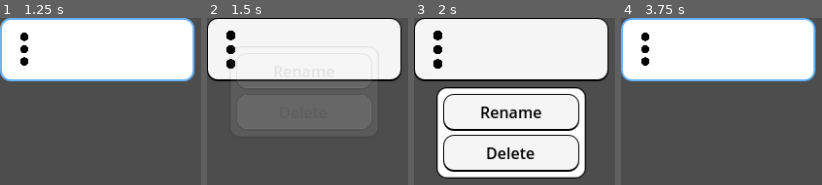
Above: before the commit, frames 1-4 (left to right).
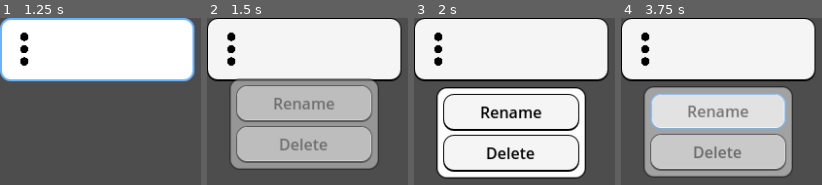
Above: after the commit, the same moments.

Repository: em-s-h/Nairu
Game: Godot game, scene res://scenes/note_button.tscn
Same seed, same stepped clock (60 frames per second), same inputs: the game is played once before the commit and once after it. This scene is started directly instead of the project's main scene.
Inputs (mouse positions are in pixels of both pictures, inside the frame that each line leads up to):
- Up to frame 1 (1.25 s): click (96, 49) at 0.5 s
- Up to frame 2 (1.5 s): click (231, 49) at 1.25 s
- Up to frame 3 (2 s): no input
- Up to frame 4 (3.75 s): click "Rename" at 2 s; click (717, 49) at 2.75 s; click (717, 113) at 3.5 s, where only the run after the commit has a clickable "Rename"

Frame 1 is identical in both runs. In frame 2, 37% of the frame differs, in the area x 9-86%, y 7-92%; in frame 3, 0.4%; in frame 4, 42%, in the area x 0-98%, y 0-95%.

Commit message:
Fix some stuff with note_button
Make it instantiate settings_popup instead of having it as a node

Diff:
--- a/scenes/note_button.tscn
+++ b/scenes/note_button.tscn
@@ -1,172 +1,7 @@
-[gd_scene load_steps=11 format=3 uid="uid://cpg2cvm3041aq"]
+[gd_scene load_steps=6 format=3 uid="uid://cpg2cvm3041aq"]
 
 [ext_resource type="Script" path="res://scripts/note_button.gd" id="1_4xlr2"]
 [ext_resource type="Texture2D" uid="uid://d2wndtya3tdyx" path="res://icons/dots.svg" id="2_qdfx8"]
-[ext_resource type="PackedScene" uid="uid://cw5hepbv7468v" path="res://scenes/note_button_settings_popup.tscn" id="3_0nidw"]
-
-[sub_resource type="Animation" id="Animation_rnss3"]
-length = 0.001
-tracks/0/type = "value"
-tracks/0/imported = false
-tracks/0/enabled = true
-tracks/0/path = NodePath("NoteButtonSettingsPopup:visible")
-tracks/0/interp = 1
-tracks/0/loop_wrap = true
-tracks/0/keys = {
-"times": PackedFloat32Array(0),
-"transitions": PackedFloat32Array(1),
-"update": 1,
-"values": [false]
-}
-tracks/1/type = "value"
-tracks/1/imported = false
-tracks/1/enabled = true
-tracks/1/path = NodePath("NoteButtonSettingsPopup:modulate")
-tracks/1/interp = 1
-tracks/1/loop_wrap = true
-tracks/1/keys = {
-"times": PackedFloat32Array(0),
-"transitions": PackedFloat32Array(1),
-"update": 0,
-"values": [Color(1, 1, 1, 1)]
-}
-tracks/2/type = "value"
-tracks/2/imported = false
-tracks/2/enabled = true
-tracks/2/path = NodePath("NoteButtonSettingsPopup:process_mode")
-tracks/2/interp = 1
-tracks/2/loop_wrap = true
-tracks/2/keys = {
-"times": PackedFloat32Array(0),
-"transitions": PackedFloat32Array(1),
-"update": 1,
-"values": [0]
-}
-tracks/3/type = "value"
-tracks/3/imported = false
-tracks/3/enabled = true
-tracks/3/path = NodePath("HBoxContainer/NoteSettingsButton:disabled")
-tracks/3/interp = 1
-tracks/3/loop_wrap = true
-tracks/3/keys = {
-"times": PackedFloat32Array(0),
-"transitions": PackedFloat32Array(1),
-"update": 1,
-"values": [false]
-}
-
-[sub_resource type="Animation" id="Animation_my278"]
-resource_name = "close_settings"
-length = 0.35
-step = 0.05
-tracks/0/type = "value"
-tracks/0/imported = false
-tracks/0/enabled = true
-tracks/0/path = NodePath("NoteButtonSettingsPopup:visible")
-tracks/0/interp = 1
-tracks/0/loop_wrap = true
-tracks/0/keys = {
-"times": PackedFloat32Array(0, 0.35),
-"transitions": PackedFloat32Array(1, 1),
-"update": 1,
-"values": [true, false]
-}
-tracks/1/type = "value"
-tracks/1/imported = false
-tracks/1/enabled = true
-tracks/1/path = NodePath("NoteButtonSettingsPopup:modulate")
-tracks/1/interp = 2
-tracks/1/loop_wrap = true
-tracks/1/keys = {
-"times": PackedFloat32Array(0, 0.15, 0.25),
-"transitions": PackedFloat32Array(1, 1, 1),
-"update": 0,
-"values": [Color(1, 1, 1, 1), Color(1, 1, 1, 0.247059), Color(1, 1, 1, 0)]
-}
-tracks/2/type = "value"
-tracks/2/imported = false
-tracks/2/enabled = true
-tracks/2/path = NodePath("NoteButtonSettingsPopup:process_mode")
-tracks/2/interp = 1
-tracks/2/loop_wrap = true
-tracks/2/keys = {
-"times": PackedFloat32Array(0, 0.35),
-"transitions": PackedFloat32Array(1, 1),
-"update": 1,
-"values": [4, 0]
-}
-tracks/3/type = "value"
-tracks/3/imported = false
-tracks/3/enabled = true
-tracks/3/path = NodePath("HBoxContainer/NoteSettingsButton:disabled")
-tracks/3/interp = 1
-tracks/3/loop_wrap = true
-tracks/3/keys = {
-"times": PackedFloat32Array(0, 0.35),
-"transitions": PackedFloat32Array(1, 1),
-"update": 1,
-"values": [true, false]
-}
-
-[sub_resource type="Animation" id="Animation_bvm7o"]
-resource_name = "open_settings"
-length = 0.35
-step = 0.05
-tracks/0/type = "value"
-tracks/0/imported = false
-tracks/0/enabled = true
-tracks/0/path = NodePath("NoteButtonSettingsPopup:visible")
-tracks/0/interp = 1
-tracks/0/loop_wrap = true
-tracks/0/keys = {
-"times": PackedFloat32Array(0),
-"transitions": PackedFloat32Array(1),
-"update": 1,
-"values": [true]
-}
-tracks/1/type = "value"
-tracks/1/imported = false
-tracks/1/enabled = true
-tracks/1/path = NodePath("NoteButtonSettingsPopup:modulate")
-tracks/1/interp = 2
-tracks/1/loop_wrap = true
-tracks/1/keys = {
-"times": PackedFloat32Array(0.1, 0.2, 0.35),
-"transitions": PackedFloat32Array(1, 1, 1),
-"update": 0,
-"values": [Color(1, 1, 1, 0), Color(1, 1, 1, 0.247059), Color(1, 1, 1, 1)]
-}
-tracks/2/type = "value"
-tracks/2/imported = false
-tracks/2/enabled = true
-tracks/2/path = NodePath("NoteButtonSettingsPopup:process_mode")
-tracks/2/interp = 1
-tracks/2/loop_wrap = true
-tracks/2/keys = {
-"times": PackedFloat32Array(0, 0.35),
-"transitions": PackedFloat32Array(1, 1),
-"update": 1,
-"values": [4, 0]
-}
-tracks/3/type = "value"
-tracks/3/imported = false
-tracks/3/enabled = true
-tracks/3/path = NodePath("HBoxContainer/NoteSettingsButton:disabled")
-tracks/3/interp = 1
-tracks/3/loop_wrap = true
-tracks/3/keys = {
-"times": PackedFloat32Array(0, 0.35),
-"transitions": PackedFloat32Array(1, 1),
-"update": 1,
-"values": [true, false]
-}
-
-[sub_resource type="AnimationLibrary" id="AnimationLibrary_muea8"]
-_data = {
-"RESET": SubResource("Animation_rnss3"),
-"close_settings": SubResource("Animation_my278"),
-"open_settings": SubResource("Animation_bvm7o")
-}
 
 [sub_resource type="StyleBoxEmpty" id="StyleBoxEmpty_gytds"]
 
@@ -205,11 +40,6 @@
 offset_bottom = 65.0
 grow_horizontal = 2
 grow_vertical = 2
-
-[node name="AnimationPlayer" type="AnimationPlayer" parent="."]
-libraries = {
-"": SubResource("AnimationLibrary_muea8")
-}
 
 [node name="HBoxContainer" type="HBoxContainer" parent="."]
 layout_mode = 2
@@ -251,27 +81,11 @@
 size_flags_vertical = 3
 text = "30/10/2020"
 
-[node name="NoteButtonSettingsPopup" parent="." instance=ExtResource("3_0nidw")]
-visible = false
-layout_mode = 1
-anchors_preset = 5
-anchor_left = 0.5
-anchor_right = 0.5
-offset_left = -75.0
-offset_right = 75.0
-grow_horizontal = 2
-focus_mode = 1
-
 [connection signal="focus_exited" from="." to="." method="_on_focus_exited"]
 [connection signal="gui_input" from="." to="." method="_on_gui_input"]
 [connection signal="pressed" from="." to="." method="_on_pressed"]
-[connection signal="animation_finished" from="AnimationPlayer" to="." method="_on_animation_player_animation_finished"]
 [connection signal="pressed" from="HBoxContainer/NoteSettingsButton" to="." method="_on_note_settings_button_pressed"]
 [connection signal="focus_exited" from="HBoxContainer/VBoxContainer/Title" to="." method="_on_title_focus_exited"]
 [connection signal="gui_input" from="HBoxContainer/VBoxContainer/Title" to="." method="_on_title_gui_input"]
 [connection signal="text_changed" from="HBoxContainer/VBoxContainer/Title" to="." method="_on_title_text_changed"]
 [connection signal="text_submitted" from="HBoxContainer/VBoxContainer/Title" to="." method="_on_title_text_submitted"]
-[connection signal="delete" from="NoteButtonSettingsPopup" to="." method="_on_note_button_settings_popup_delete"]
-[connection signal="focus_exited" from="NoteButtonSettingsPopup" to="." method="_on_note_button_settings_popup_focus_exited"]
-[connection signal="rename" from="NoteButtonSettingsPopup" to="." method="_on_note_button_settings_popup_rename"]
-[connection signal="save_to" from="NoteButtonSettingsPopup" to="." method="_on_note_button_settings_popup_save_to"]
--- a/scenes/note_button_settings_popup.tscn
+++ b/scenes/note_button_settings_popup.tscn
@@ -1,31 +1,231 @@
-[gd_scene load_steps=2 format=3 uid="uid://cw5hepbv7468v"]
-
-[sub_resource type="GDScript" id="GDScript_gphud"]
-script/source = "extends Control
-
-
-signal rename()
-signal save_to()
-signal delete()
-
-
-func _on_rename_pressed() -> void:
-    rename.emit()
-
-
-func _on_save_to_pressed() -> void:
-    save_to.emit()
-
-
-func _on_delete_pressed() -> void:
-    delete.emit()
-"
+[gd_scene load_steps=8 format=3 uid="uid://cw5hepbv7468v"]
+
+[ext_resource type="Script" path="res://scripts/note_button_settings_popup.gd" id="1_40sca"]
+
+[sub_resource type="Animation" id="Animation_8toq6"]
+resource_name = "open"
+length = 0.35
+step = 0.05
+tracks/0/type = "value"
+tracks/0/imported = false
+tracks/0/enabled = true
+tracks/0/path = NodePath(".:process_mode")
+tracks/0/interp = 1
+tracks/0/loop_wrap = true
+tracks/0/keys = {
+"times": PackedFloat32Array(0, 0.35),
+"transitions": PackedFloat32Array(1, 1),
+"update": 1,
+"values": [4, 0]
+}
+tracks/1/type = "value"
+tracks/1/imported = false
+tracks/1/enabled = true
+tracks/1/path = NodePath(".:modulate:a")
+tracks/1/interp = 2
+tracks/1/loop_wrap = true
+tracks/1/keys = {
+"times": PackedFloat32Array(0, 0.1, 0.35),
+"transitions": PackedFloat32Array(1, 1, 1),
+"update": 0,
+"values": [0.0, 0.25, 1.0]
+}
+tracks/2/type = "value"
+tracks/2/imported = false
+tracks/2/enabled = true
+tracks/2/path = NodePath(".:position:y")
+tracks/2/interp = 2
+tracks/2/loop_wrap = true
+tracks/2/keys = {
+"times": PackedFloat32Array(0, 0.2, 0.35),
+"transitions": PackedFloat32Array(1, 1, 1),
+"update": 0,
+"values": [0.0, -106.0, -98.0]
+}
+
+[sub_resource type="Animation" id="Animation_jxf4o"]
+length = 0.001
+tracks/0/type = "value"
+tracks/0/imported = false
+tracks/0/enabled = true
+tracks/0/path = NodePath(".:process_mode")
+tracks/0/interp = 1
+tracks/0/loop_wrap = true
+tracks/0/keys = {
+"times": PackedFloat32Array(0),
+"transitions": PackedFloat32Array(1),
+"update": 1,
+"values": [0]
+}
+tracks/1/type = "value"
+tracks/1/imported = false
+tracks/1/enabled = true
+tracks/1/path = NodePath(".:position:y")
+tracks/1/interp = 1
+tracks/1/loop_wrap = true
+tracks/1/keys = {
+"times": PackedFloat32Array(0),
+"transitions": PackedFloat32Array(1),
+"update": 0,
+"values": [0.0]
+}
+tracks/2/type = "value"
+tracks/2/imported = false
+tracks/2/enabled = true
+tracks/2/path = NodePath(".:modulate:a")
+tracks/2/interp = 1
+tracks/2/loop_wrap = true
+tracks/2/keys = {
+"times": PackedFloat32Array(0),
+"transitions": PackedFloat32Array(1),
+"update": 1,
+"values": [0.0]
+}
+
+[sub_resource type="Animation" id="Animation_hvrdm"]
+resource_name = "open_down"
+length = 0.35
+step = 0.05
+tracks/0/type = "value"
+tracks/0/imported = false
+tracks/0/enabled = true
+tracks/0/path = NodePath(".:process_mode")
+tracks/0/interp = 1
+tracks/0/loop_wrap = true
+tracks/0/keys = {
+"times": PackedFloat32Array(0, 0.35),
+"transitions": PackedFloat32Array(1, 1),
+"update": 1,
+"values": [4, 0]
+}
+tracks/1/type = "value"
+tracks/1/imported = false
+tracks/1/enabled = true
+tracks/1/path = NodePath(".:modulate:a")
+tracks/1/interp = 2
+tracks/1/loop_wrap = true
+tracks/1/keys = {
+"times": PackedFloat32Array(0, 0.1, 0.35),
+"transitions": PackedFloat32Array(1, 1, 1),
+"update": 0,
+"values": [0.0, 0.25, 1.0]
+}
+tracks/2/type = "value"
+tracks/2/imported = false
+tracks/2/enabled = true
+tracks/2/path = NodePath(".:position:y")
+tracks/2/interp = 2
+tracks/2/loop_wrap = true
+tracks/2/keys = {
+"times": PackedFloat32Array(0, 0.2, 0.35),
+"transitions": PackedFloat32Array(1, 1, 1),
+"update": 0,
+"values": [0.0, 81.0, 73.0]
+}
+
+[sub_resource type="Animation" id="Animation_e6px7"]
+resource_name = "close_down"
+length = 0.35
+step = 0.05
+tracks/0/type = "value"
+tracks/0/imported = false
+tracks/0/enabled = true
+tracks/0/path = NodePath(".:process_mode")
+tracks/0/interp = 1
+tracks/0/loop_wrap = true
+tracks/0/keys = {
+"times": PackedFloat32Array(0, 0.35),
+"transitions": PackedFloat32Array(1, 1),
+"update": 1,
+"values": [4, 0]
+}
+tracks/1/type = "value"
+tracks/1/imported = false
+tracks/1/enabled = true
+tracks/1/path = NodePath(".:modulate:a")
+tracks/1/interp = 2
+tracks/1/loop_wrap = true
+tracks/1/keys = {
+"times": PackedFloat32Array(0, 0.25, 0.35),
+"transitions": PackedFloat32Array(1, 1, 1),
+"update": 0,
+"values": [1.0, 0.25, 0.0]
+}
+tracks/2/type = "value"
+tracks/2/imported = false
+tracks/2/enabled = true
+tracks/2/path = NodePath(".:position:y")
+tracks/2/interp = 2
+tracks/2/loop_wrap = true
+tracks/2/keys = {
+"times": PackedFloat32Array(0, 0.15, 0.35),
+"transitions": PackedFloat32Array(1, 1, 1),
+"update": 0,
+"values": [73.0, 81.0, 0.0]
+}
+
+[sub_resource type="Animation" id="Animation_mcry0"]
+resource_name = "close"
+length = 0.35
+step = 0.05
+tracks/0/type = "value"
+tracks/0/imported = false
+tracks/0/enabled = true
+tracks/0/path = NodePath(".:process_mode")
+tracks/0/interp = 1
+tracks/0/loop_wrap = true
+tracks/0/keys = {
+"times": PackedFloat32Array(0, 0.35),
+"transitions": PackedFloat32Array(1, 1),
+"update": 1,
+"values": [4, 0]
+}
+tracks/1/type = "value"
+tracks/1/imported = false
+tracks/1/enabled = true
+tracks/1/path = NodePath(".:modulate:a")
+tracks/1/interp = 2
+tracks/1/loop_wrap = true
+tracks/1/keys = {
+"times": PackedFloat32Array(0, 0.25, 0.35),
+"transitions": PackedFloat32Array(1, 1, 1),
+"update": 0,
+"values": [1.0, 0.25, 0.0]
+}
+tracks/2/type = "value"
+tracks/2/imported = false
+tracks/2/enabled = true
+tracks/2/path = NodePath(".:position:y")
+tracks/2/interp = 2
+tracks/2/loop_wrap = true
+tracks/2/keys = {
+"times": PackedFloat32Array(0, 0.15, 0.35),
+"transitions": PackedFloat32Array(1, 1, 1),
+"update": 0,
+"values": [-98.0, -106.0, 0.0]
+}
+
+[sub_resource type="AnimationLibrary" id="AnimationLibrary_l8m3o"]
+_data = {
+"RESET": SubResource("Animation_jxf4o"),
+"close": SubResource("Animation_mcry0"),
+"close_down": SubResource("Animation_e6px7"),
+"open": SubResource("Animation_8toq6"),
+"open_down": SubResource("Animation_hvrdm")
+}
 
 [node name="NoteButtonSettingsPopup" type="Panel"]
-offset_right = 150.0
+modulate = Color(1, 1, 1, 0)
+z_index = 10
+anchors_preset = 5
+anchor_left = 0.5
+anchor_right = 0.5
+offset_left = -75.0
+offset_right = 75.0
 offset_bottom = 90.0
+grow_horizontal = 2
 theme_type_variation = &"NoteButtonSettingsPanel"
-script = SubResource("GDScript_gphud")
+script = ExtResource("1_40sca")
 
 [node name="VBoxContainer" type="VBoxContainer" parent="."]
 layout_mode = 1
@@ -51,5 +251,11 @@
 size_flags_vertical = 3
 text = "Delete"
 
+[node name="AnimationPlayer" type="AnimationPlayer" parent="."]
+process_mode = 3
+libraries = {
+"": SubResource("AnimationLibrary_l8m3o")
+}
+
 [connection signal="pressed" from="VBoxContainer/Rename" to="." method="_on_rename_pressed"]
 [connection signal="pressed" from="VBoxContainer/Delete" to="." method="_on_delete_pressed"]
--- a/scripts/note_button.gd
+++ b/scripts/note_button.gd
@@ -8,7 +8,9 @@
 signal rename_note(old_name, new_name)
 signal delete_note(file_name)
 
-@onready var settings_popup = $NoteButtonSettingsPopup
+@onready var SettingsPopupScene = preload("res://scenes/note_button_settings_popup.tscn")
+var settings_popup
+
 @onready var title = $HBoxContainer/VBoxContainer/Title
 @onready var date = $HBoxContainer/VBoxContainer/CreationDate
 
@@ -16,7 +18,6 @@
 var creation_date := ""
 var current_date_format := NotesPanel.DateFormat.DAY_MONTH_YEAR
 
-var settings_popup_global_pos: Vector2
 var settings_popup_open := false
 var open_settings_popup := false
 var warning_popup_open := false
@@ -28,19 +29,22 @@
     date.text = creation_date
 # }}}
 
-func _process(delta: float) -> void:
-    # {{{
+func _process(_delta: float) -> void: # {{{
+    if !has_node("NoteButtonSettingsPopup"):
+        return
+
+    var down = ""
+    if global_position.y - settings_popup.size.y < 0:
+        down += "_down"
+
     if open_settings_popup and !settings_popup_open:
-        $AnimationPlayer.play("open_settings")
-        move_settings_popup_y(-122, delta)
+        settings_popup.open(down)
 
     elif !open_settings_popup and settings_popup_open:
-        $AnimationPlayer.play("close_settings")
-        move_settings_popup_y(122, delta)
+        settings_popup.close(down)
 # }}}
 
-func initialize(_name, _date, _date_format):
-    # {{{
+func initialize(_name, _date, _date_format): # {{{
     note_name = _name
     name = _name
 
@@ -48,72 +52,34 @@
     current_date_format = _date_format
 # }}}
 
-## Move settings popup on the y axis
-func move_settings_popup_y(quant, delta):
-    # {{{
-    var positive = quant > 0
-
-    var weight = $AnimationPlayer.current_animation_position / $AnimationPlayer.current_animation_length
-    var start = settings_popup_global_pos.y
-
-    if global_position.y - settings_popup.size.y < 0:
-        positive = !positive
-        quant = size.y + 8
-        quant *= 1 if positive else -1
-
-    var target = start + quant
-    weight += delta * 3
-
-    var min_pos
-    var max_pos
-
-    if positive:
-        max_pos = target
-        min_pos = start
-    else:
-        max_pos = start
-        min_pos = target
-
-    if settings_popup.global_position.y != target:
-        var new_pos = lerp(start, target, weight)
-        new_pos = Vector2(settings_popup_global_pos.x, clampf(new_pos, min_pos, max_pos))
-        settings_popup.global_position = new_pos
-# }}}
-
-func set_note_name(new_name: String):
-    # {{{
+func set_note_name(new_name: String): # {{{
     title.text = new_name
     note_name = new_name
     name = new_name
 # }}}
 
-func get_settings():
-    # {{{
+func get_settings(): # {{{
     return {
         "creation_date" : creation_date,
         "current_date_format" : current_date_format,
     }
 # }}}
 
-func reload_settings():
-    # {{{
+func reload_settings(): # {{{
     $HBoxContainer/VBoxContainer/CreationDate.text = creation_date
 # }}}
 
 
-func _on_pressed() -> void:
-    # {{{
+func _on_pressed() -> void: # {{{
     open_note.emit(note_name)
 # }}}
 
-func _on_focus_exited() -> void:
-    # {{{
+func _on_focus_exited() -> void: # {{{
     if settings_popup_open:
         _on_note_settings_button_pressed()
 # }}}
 
-func _on_gui_input(event: InputEvent) -> void:
-    # {{{
+func _on_gui_input(event: InputEvent) -> void: # {{{
     var r_click = InputEventMouseButton.new()
     r_click.button_index = MOUSE_BUTTON_RIGHT
 
@@ -121,26 +87,28 @@
         _on_note_settings_button_pressed()
 # }}}
 
-func _on_note_settings_button_pressed() -> void:
-    # {{{
-    if !settings_popup.top_level:
-        settings_popup_global_pos = settings_popup.global_position
-        settings_popup.top_level = true
+func _on_note_settings_button_pressed() -> void: # {{{
+    $HBoxContainer/NoteSettingsButton.disabled = true
+    open_settings_popup = !open_settings_popup
+    if !open_settings_popup:
+        return
 
-    open_settings_popup = !open_settings_popup
+    settings_popup = SettingsPopupScene.instantiate()
+    add_child(settings_popup)
+    settings_popup.get_node("AnimationPlayer").animation_finished.connect(_on_animation_player_animation_finished)
 # }}}
 
-func _on_animation_player_animation_finished(anim_name: StringName) -> void:
-    # {{{
+func _on_animation_player_animation_finished(anim_name: StringName) -> void: # {{{
     match anim_name:
-        "open_settings":
+        "open", "open_down":
+            $HBoxContainer/NoteSettingsButton.disabled = false
             settings_popup_open = true
-            settings_popup_global_pos = settings_popup.global_position
             settings_popup.call_deferred("grab_focus")
 
-        "close_settings":
+        "close", "close_down":
+            $HBoxContainer/NoteSettingsButton.disabled = false
             settings_popup_open = false
-            settings_popup_global_pos = settings_popup.global_position
+            settings_popup.queue_free()
 # }}}
 
 
--- a/scripts/note_button_settings_popup.gd
+++ b/scripts/note_button_settings_popup.gd
@@ -1,9 +1,23 @@
-extends Control
+class_name NoteButtonSettingsPopup
+extends Panel
 
 
 signal rename()
 signal save_to()
 signal delete()
+
+@onready var animation_player: AnimationPlayer = $AnimationPlayer
+
+
+func open(down: String) -> void:
+    if animation_player.is_playing():
+        return
+    animation_player.play("open%s" % down)
+
+
+func close(down: String) -> void:
+    # Can't play 'open' backwards due to 'animation_finished' callback
+    animation_player.play("close%s" % down)
 
 
 func _on_rename_pressed() -> void:
--- a/scripts/notes_panel.gd
+++ b/scripts/notes_panel.gd
@@ -371,8 +371,8 @@
 
     if res != OK:
         var d = ErrorDialog.new()
-        var msg = "Unable to delete note '%s'.\n" % note_name
-        msg += "Note path: '%s',\n" % path
+        var msg = "Unable to delete note: '%s'\n" % note_name
+        msg += "Note path: '%s'\n" % path
         msg += "Error: '%s'" % ErrorDialog.expand_error_code(res)
 
         d.dialog_text = msg
--- a/themes/default.tres
+++ b/themes/default.tres
@@ -1,10 +1,10 @@
 [gd_resource type="Theme" load_steps=63 format=3 uid="uid://c5680xpg6t205"]
 
 [sub_resource type="StyleBoxFlat" id="StyleBoxFlat_4vqrm"]
-content_margin_left = 2.0
-content_margin_top = 2.0
-content_margin_right = 2.0
-content_margin_bottom = 2.0
+content_margin_left = 8.0
+content_margin_top = 3.0
+content_margin_right = 8.0
+content_margin_bottom = 3.0
 bg_color = Color(0.1, 0.1, 0.1, 0.3)
 border_width_left = 1
 border_width_top = 1
@@ -18,10 +18,10 @@
 corner_detail = 5
 
 [sub_resource type="StyleBoxFlat" id="StyleBoxFlat_70fyo"]
-content_margin_left = 4.0
-content_margin_top = 4.0
-content_margin_right = 4.0
-content_margin_bottom = 4.0
+content_margin_left = 8.0
+content_margin_top = 3.0
+content_margin_right = 8.0
+content_margin_bottom = 3.0
 bg_color = Color(1, 1, 1, 1)
 border_width_left = 2
 border_width_top = 2
@@ -35,10 +35,10 @@
 corner_detail = 5
 
 [sub_resource type="StyleBoxFlat" id="StyleBoxFlat_l14p1"]
-content_margin_left = 2.0
-content_margin_top = 2.0
-content_margin_right = 2.0
-content_margin_bottom = 2.0
+content_margin_left = 8.0
+content_margin_top = 3.0
+content_margin_right = 8.0
+content_margin_bottom = 3.0
 bg_color = Color(0.823529, 0.823529, 0.823529, 1)
 border_width_left = 1
 border_width_top = 1
@@ -70,10 +70,10 @@
 corner_detail = 5
 
 [sub_resource type="StyleBoxFlat" id="StyleBoxFlat_rgwsw"]
-content_margin_left = 2.0
-content_margin_top = 2.0
-content_margin_right = 2.0
-content_margin_bottom = 2.0
+content_margin_left = 8.0
+content_margin_top = 3.0
+content_margin_right = 8.0
+content_margin_bottom = 3.0
 bg_color = Color(0.941176, 0.941176, 0.941176, 1)
 border_width_left = 1
 border_width_top = 1
Not shown: 2 places in themes/default.tres that only renumber resources
